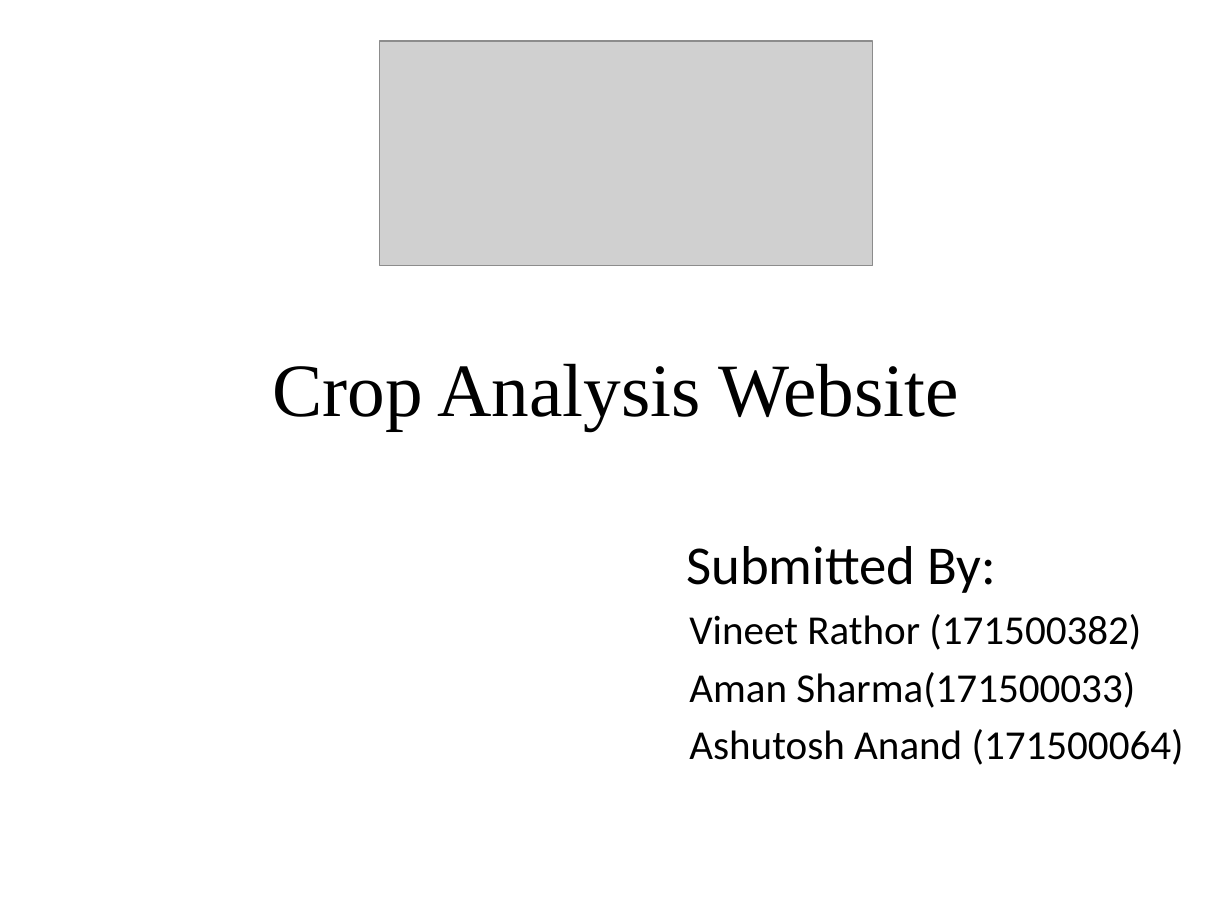
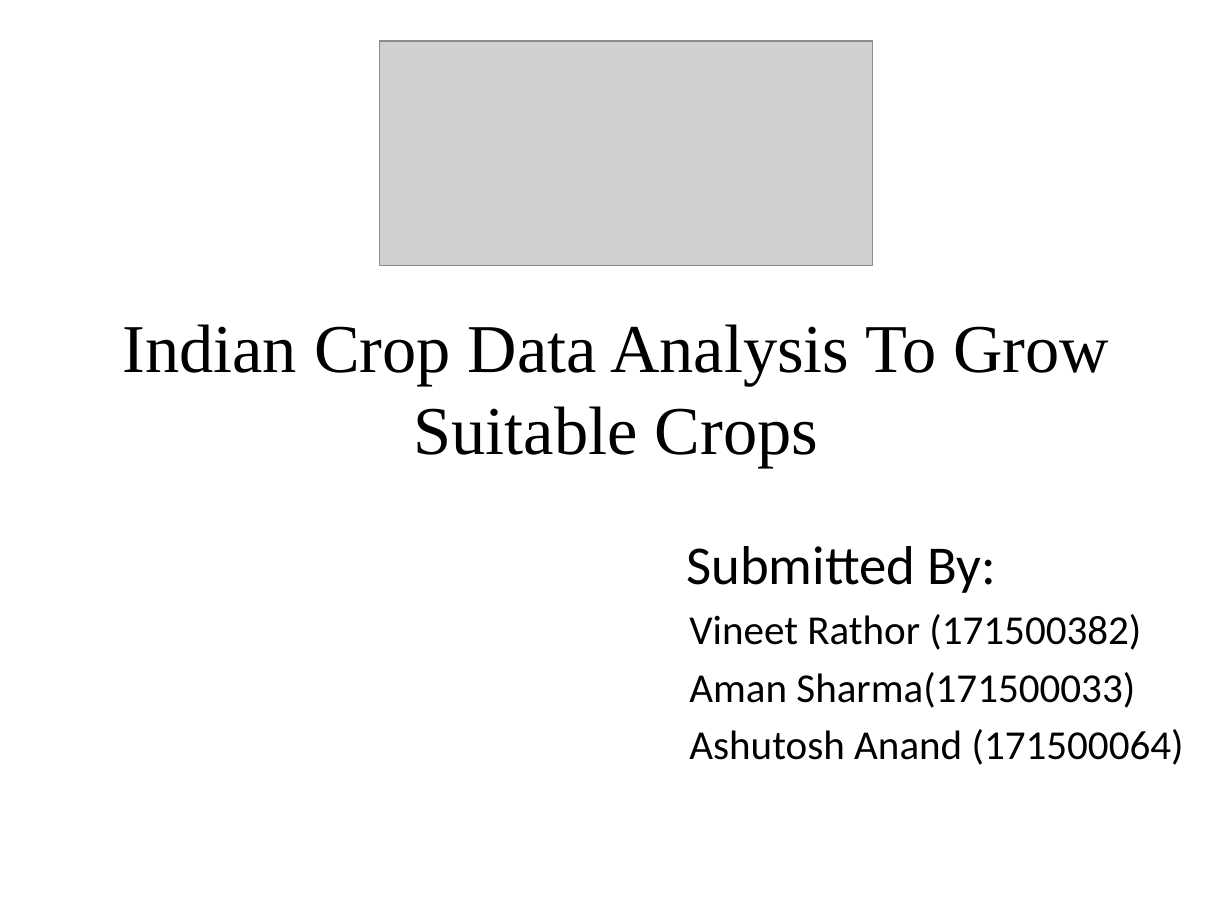
Before and after one commit to THE-VR7/Big-Data-CROP-ANALYSIS, a slide deck: slide 1 of BigDataPpt.pptx. Drawn at 1232x924 pixels with LibreOffice and Linux fonts; fonts in the diff are those of the drawing; grey boxes stand for pictures. Boxes give left, top, right and bottom in pixels: in the first picture for what was removed or moved away, otherwise in the second. Text is boxed around its words. In the diff, an @@ line names an element or a change of style, - is before the commit and + after.

```diff
--- a/BigDataPpt.pptx
+++ b/BigDataPpt.pptx
@@ title at <box>122,324,1110,468</box>: text changed; size 44 to 40 pt @@
-Crop Analysis Website
+Indian Crop Data Analysis To Grow Suitable Crops
```
